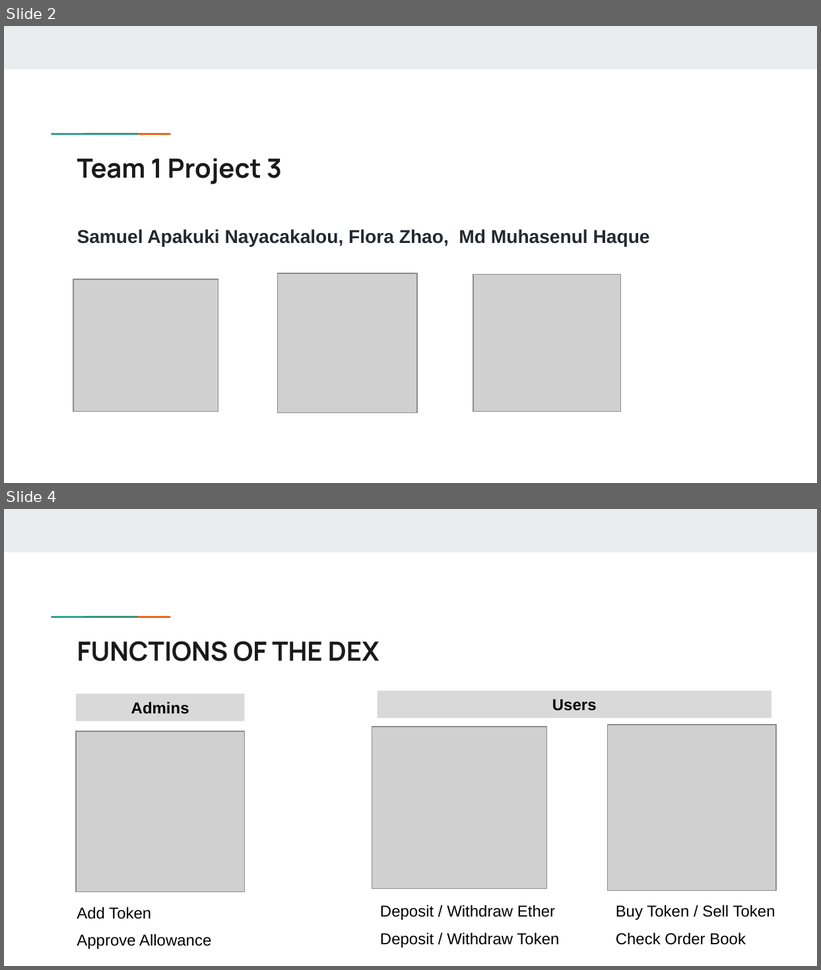
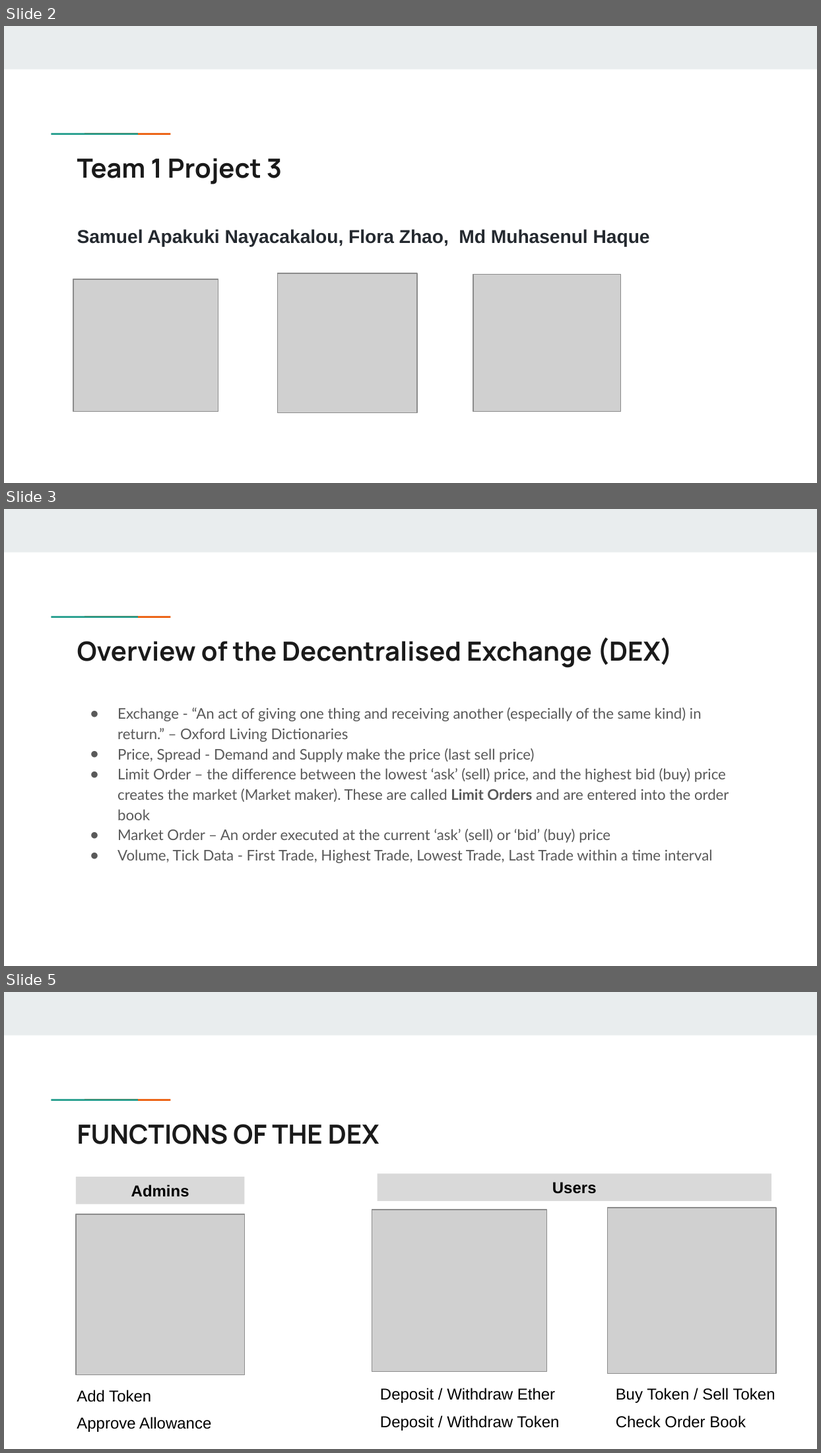
Before and after one commit to muhasenulhaque/Project-3-Group-1, a slide deck: Presentation/Flora/Presentation on Decentralized Exchange.pptx. Shown one above the other, each under a label of ours: slides 2 and 4 before the commit, slides 2, 3 and 5 after it; the slides between them are not shown. The pictures are 821x970 and 821x1453 pixels, drawn with LibreOffice and Linux fonts; fonts in the diff are those of the drawing; grey boxes stand for pictures. Boxes give left, top, right and bottom in pixels: in the first picture for what was removed or moved away, otherwise in the second. Text is boxed around its words. In the diff, an @@ line names an element or a change of style, - is before the commit and + after.

```diff
--- a/Presentation/Flora/Presentation on Decentralized Exchange.pptx
+++ b/Presentation/Flora/Presentation on Decentralized Exchange.pptx
@@ slide 3 added at bbox=[4, 509, 817, 966], background #FFFFFF; not listed: 3 template elements that a slide beside it also shows @@
@@ title added at bbox=[77, 638, 673, 668], 23.4 pt, text #1A1A1A, bold @@
+Overview of the Decentralised Exchange (DEX)
@@ text added at bbox=[118, 708, 729, 863], 13 pt, text #595959 @@
+● Exchange - “An act of giving one thing and receiving another (especially of the same kind) in return.” – Oxford Living Dictionaries
+● Price, Spread - Demand and Supply make the price (last sell price)
+● Limit Order – the difference between the lowest ‘ask’ (sell) price, and the highest bid (buy) price creates the market (Market maker). These are called Limit Orders and are entered into the order book
+● Market Order – An order executed at the current ‘ask’ (sell) or ‘bid’ (buy) price
+● Volume, Tick Data - First Trade, Highest Trade, Lowest Trade, Last Trade within a time interval
@@ what was slide 4 is now slide 5 @@
```
Also in this commit, not shown: 5 other slides added, 6 other files.
